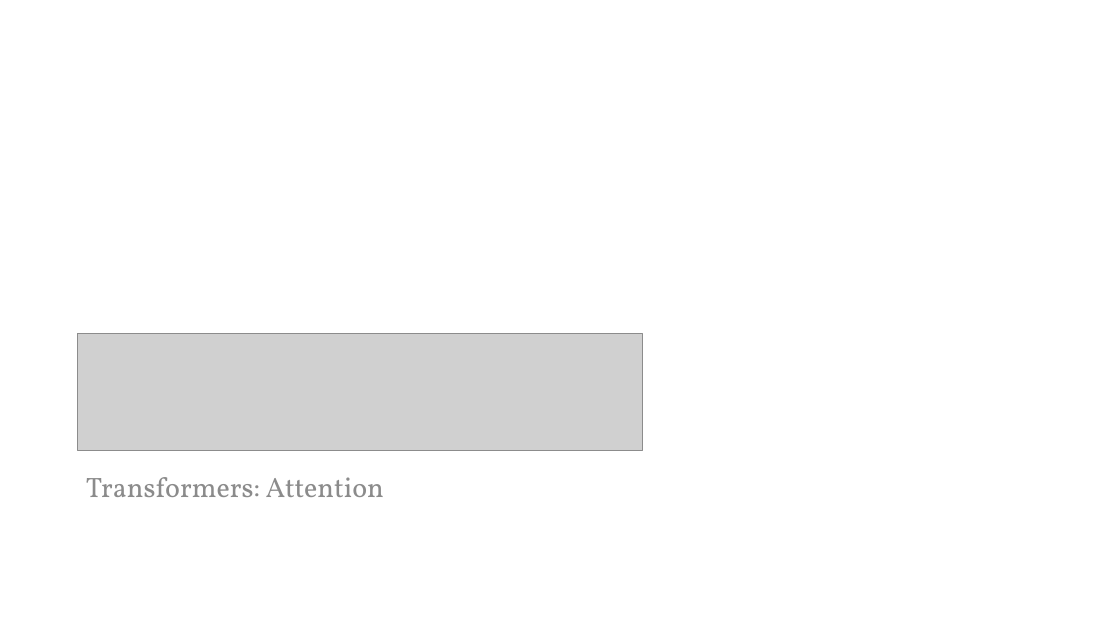
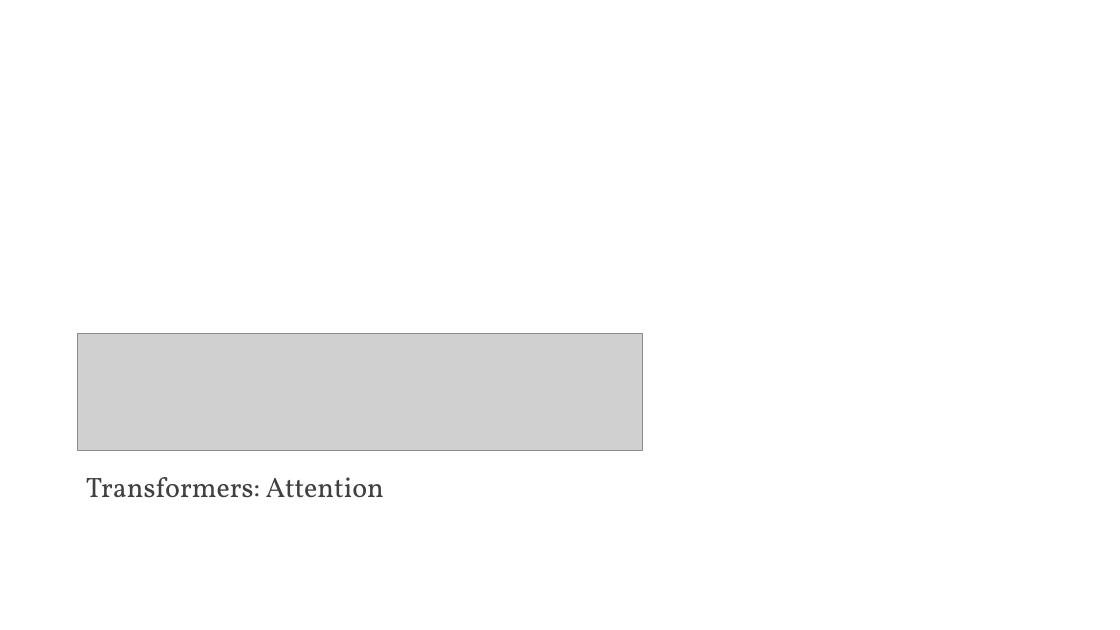
Before and after one commit to PracticumAI/transformers, a slide deck: slide 1 of presentations/02_transformers_attention.pptx. Drawn at 1120x630 pixels with LibreOffice and Linux fonts; fonts in the diff are those of the drawing; grey boxes stand for pictures. Boxes give left, top, right and bottom in pixels: in the first picture for what was removed or moved away, otherwise in the second. Text is boxed around its words. In the diff, an @@ line names an element or a change of style, - is before the commit and + after.

```diff
--- a/presentations/02_transformers_attention.pptx
+++ b/presentations/02_transformers_attention.pptx
@@ text "Transformers: Attention" at [86, 477, 384, 498]: text colour #8C8C8C to #404040 @@
```
Also in this commit, not shown: 2 other slides changed, 8 slides added, 5 slides removed, 1 other file.
